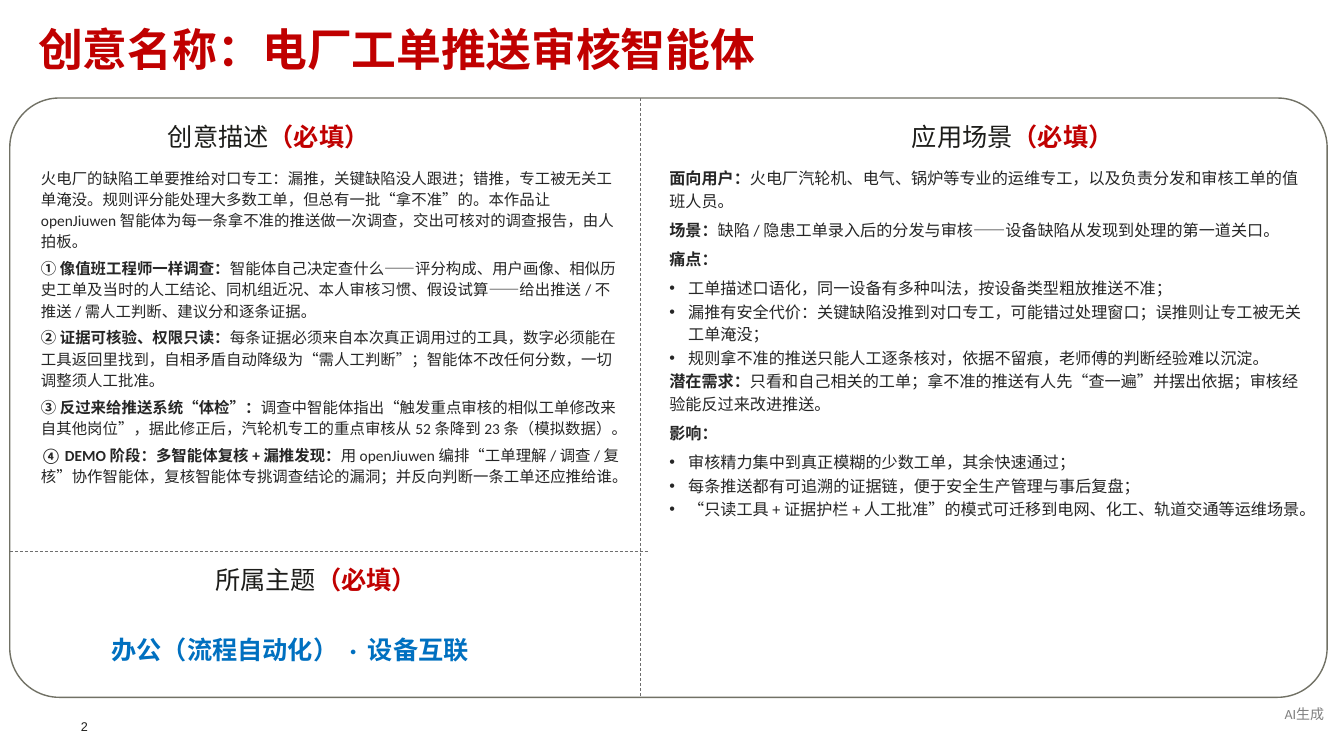
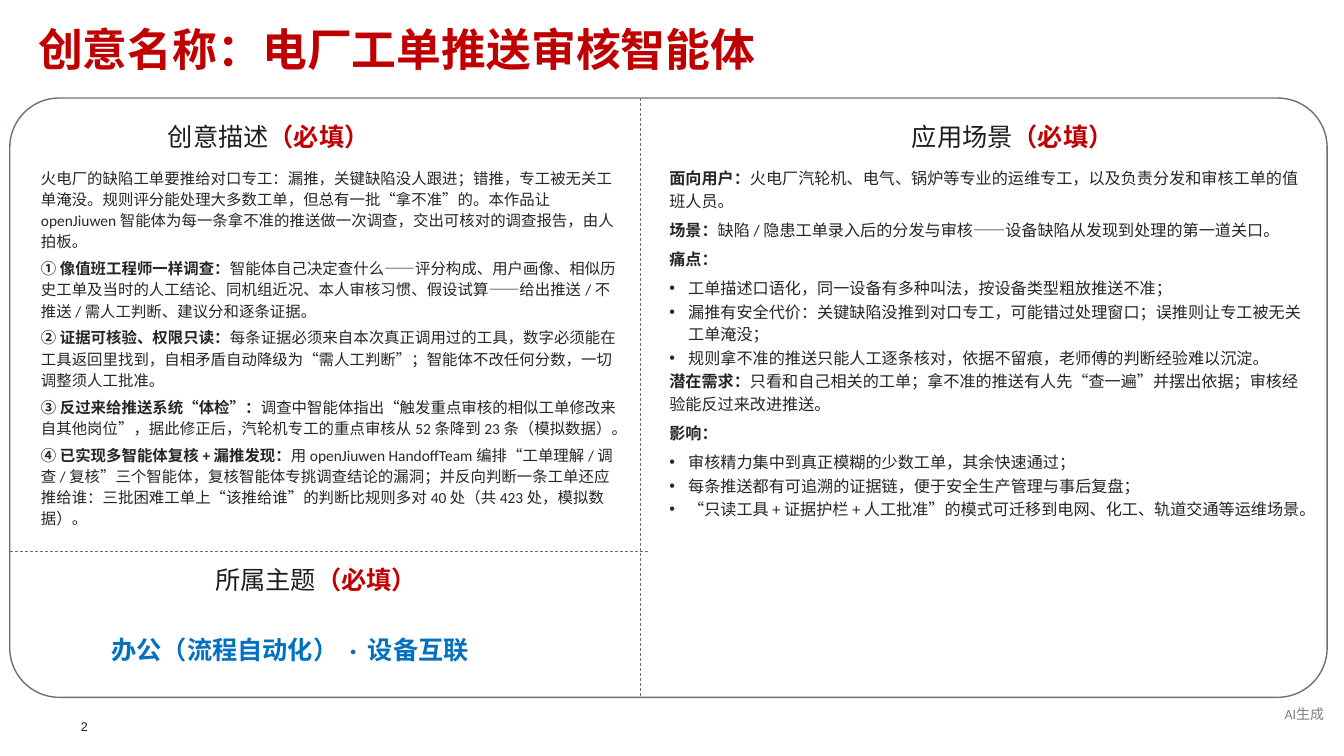
Before and after one commit to Hugo-Tian/powerplant-review-agent, a slide deck: slide 2 of docs/competition/openJiuwen创意PPT_电厂工单推送审核智能体.pptx. Drawn at 1344x756 pixels with LibreOffice and Linux fonts; fonts in the diff are those of the drawing; background and template pictures are left out. Boxes give left, top, right and bottom in pixels: in the first picture for what was removed or moved away, otherwise in the second. Text is boxed around its words. In the diff, an @@ line names an element or a change of style, - is before the commit and + after.

```diff
--- a/docs/competition/openJiuwen创意PPT_电厂工单推送审核智能体.pptx
+++ b/docs/competition/openJiuwen创意PPT_电厂工单推送审核智能体.pptx
@@ text at (x1=41, y1=448, x2=612, y2=526): text changed @@
-④ DEMO 阶段：多智能体复核 + 漏推发现：用 openJiuwen 编排“工单理解 / 调查 / 复核”协作智能体，复核智能体专挑调查结论的漏洞；并反向判断一条工单还应推给谁。
+④ 已实现多智能体复核 + 漏推发现：用 openJiuwen HandoffTeam 编排“工单理解 / 调查 / 复核”三个智能体，复核智能体专挑调查结论的漏洞；并反向判断一条工单还应推给谁：三批困难工单上“该推给谁”的判断比规则多对 40 处（共 423 处，模拟数据）。
```
Also in this commit, not shown: 3 other slides changed, 1 other file.
